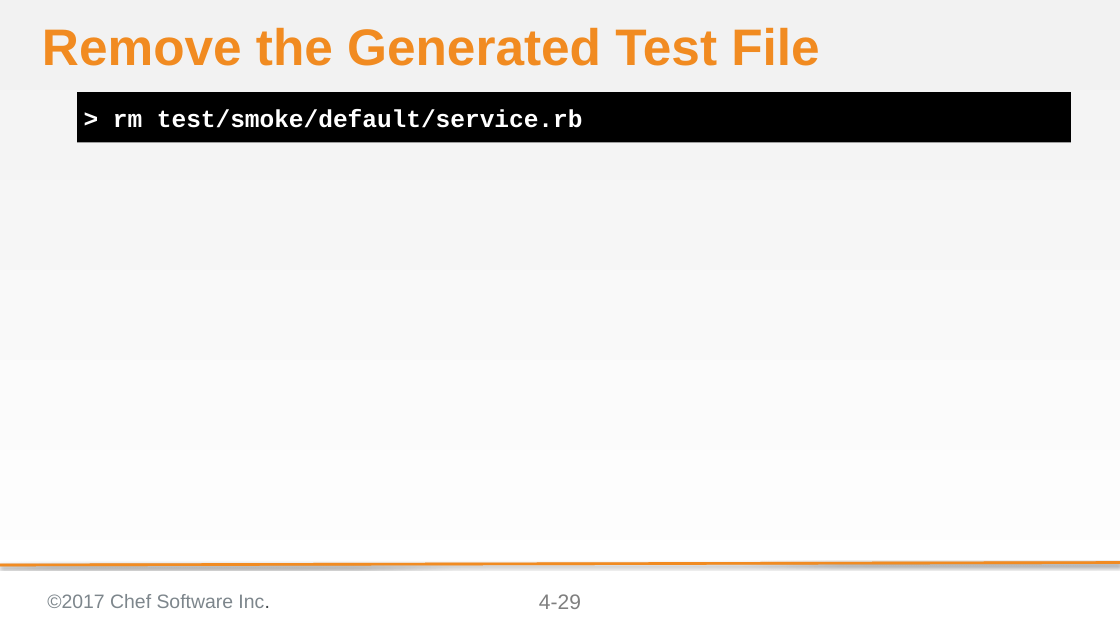
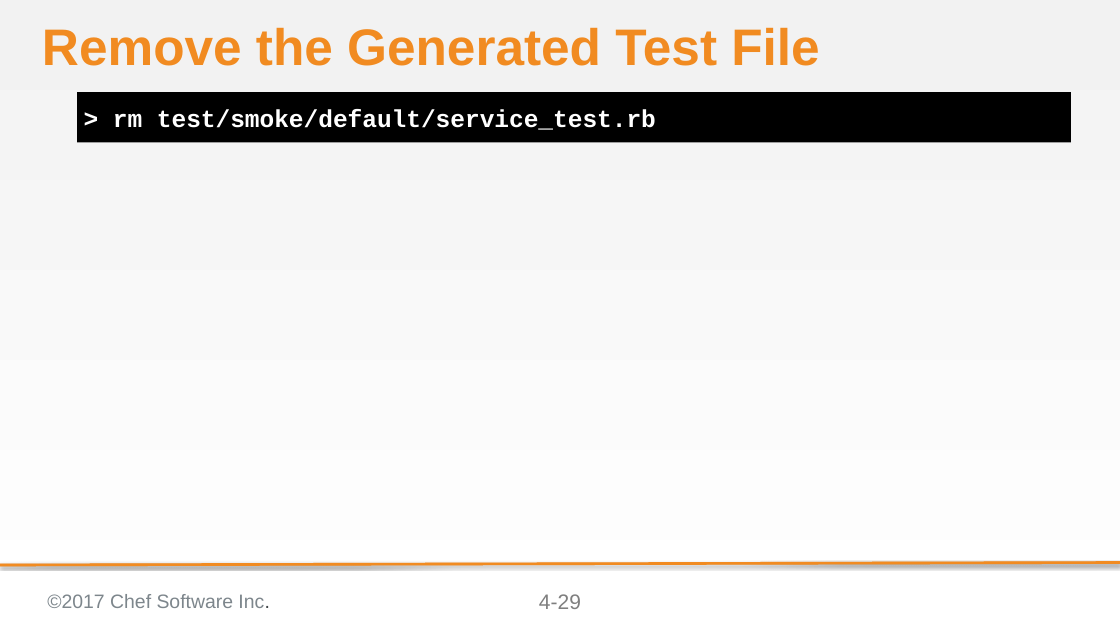
Before and after one commit to ericheiser/chef-intermediate, a slide deck: slide 29 of 04-refactoring_cookbooks_with_tests.pptx. Drawn at 1120x630 pixels with LibreOffice and Linux fonts; fonts in the diff are those of the drawing; background and template pictures are left out. Boxes give left, top, right and bottom in pixels: in the first picture for what was removed or moved away, otherwise in the second. Text is boxed around its words. In the diff, an @@ line names an element or a change of style, - is before the commit and + after.

Commit message:
added link 4.5, changed centos 6.7 to 6.9, corrected test file names to include _test.rb

```diff
--- a/04-refactoring_cookbooks_with_tests.pptx
+++ b/04-refactoring_cookbooks_with_tests.pptx
@@ text at bbox=[113, 109, 656, 130]: text changed @@
-> rm test/smoke/default/service.rb
+> rm test/smoke/default/service_test.rb
```
Also in this commit, not shown: 10 other slides changed.
